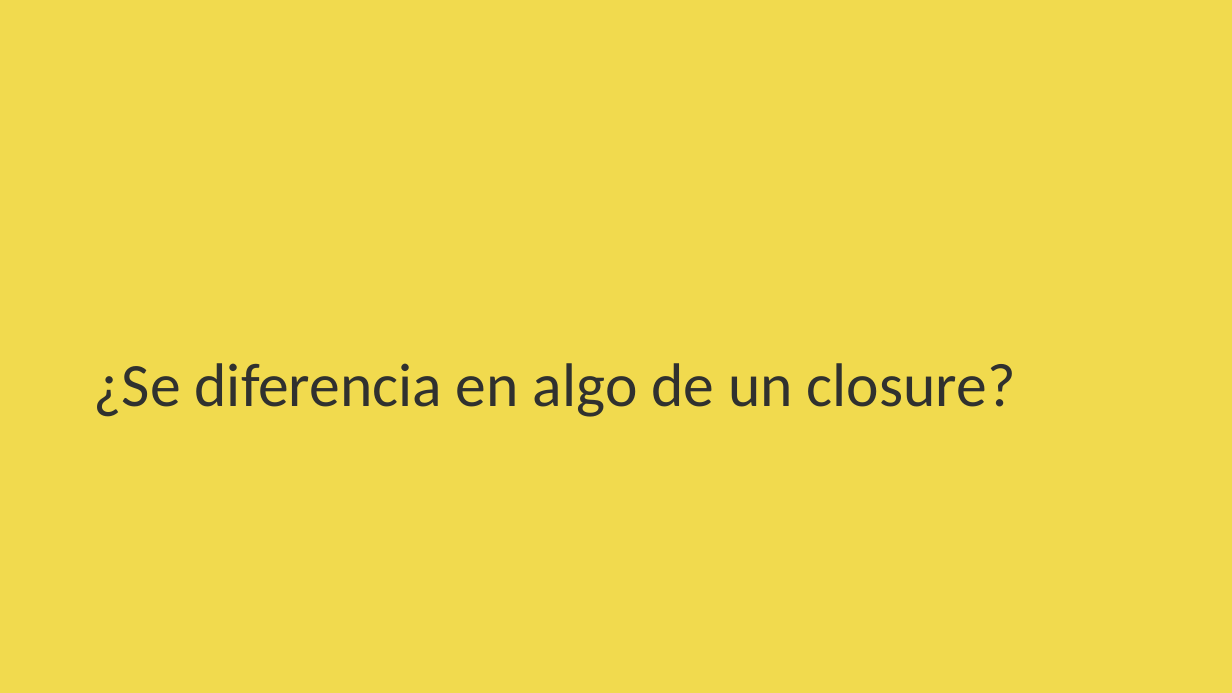
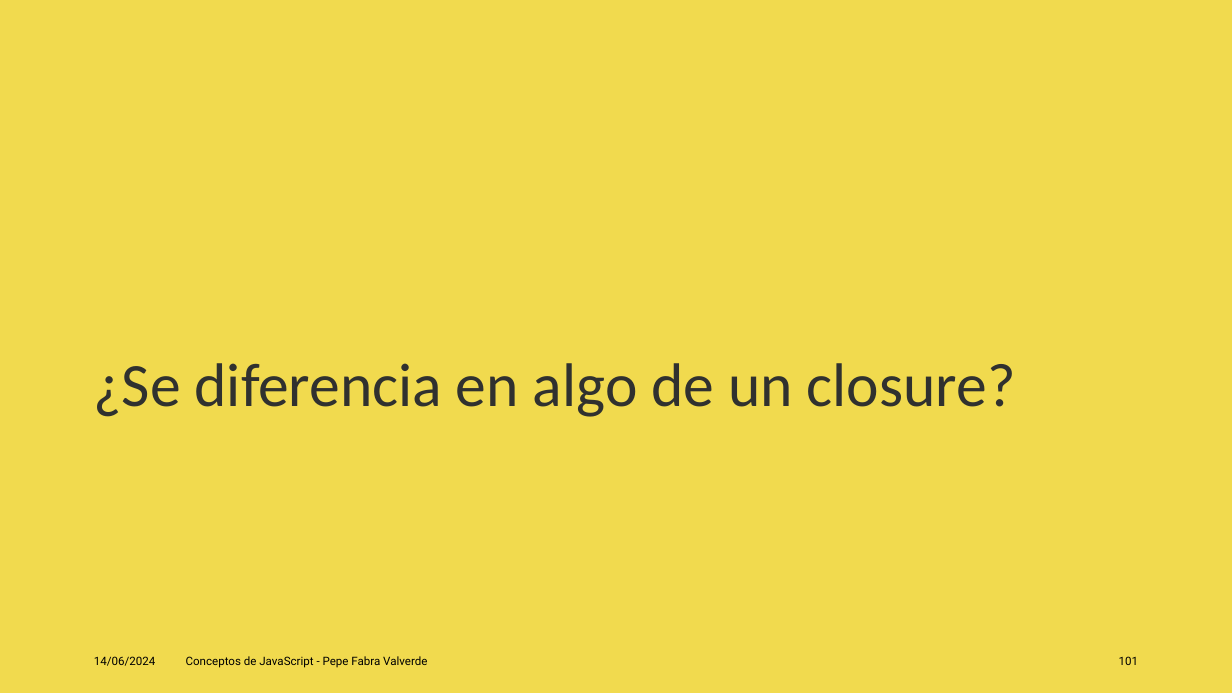
Before and after one commit to jofaval/talks-about, a slide deck: slide 101 of concepts-of-js/conceps-of-js.es.pptx (slide 99 before the commit). Drawn at 1232x693 pixels with LibreOffice and Linux fonts; fonts in the diff are those of the drawing. Boxes give left, top, right and bottom in pixels: in the first picture for what was removed or moved away, otherwise in the second. Text is boxed around its words. In the diff, an @@ line names an element or a change of style, - is before the commit and + after.

```diff
--- a/concepts-of-js/conceps-of-js.es.pptx
+++ b/concepts-of-js/conceps-of-js.es.pptx
@@ text added at (x1=94, y1=656, x2=156, y2=666), 9 pt, text #000000 @@
+14/06/2024
@@ text added at (x1=186, y1=656, x2=427, y2=668), 9 pt, text #000000 @@
+Conceptos de JavaScript - Pepe Fabra Valverde
@@ page number added at (x1=1119, y1=656, x2=1138, y2=665), 9 pt, text #000000 @@
+101
```
Also in this commit, not shown: 34 other slides changed, 4 slides added, 2 slides removed, 3 other files.
